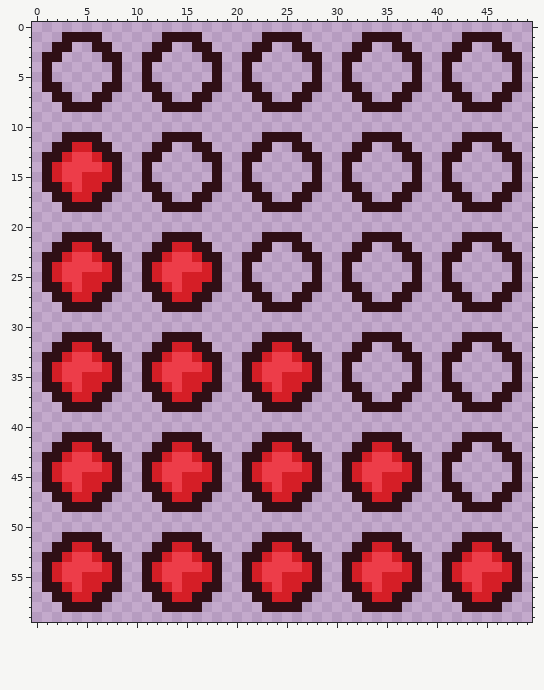
One commit to this pixel-art sprite: ArmoredWarfare/Sprites/GUI/MedicisGUI/MedicHUD.png. Above, as it was before the edit.
The file is 50x60 pixels.
Once edited:
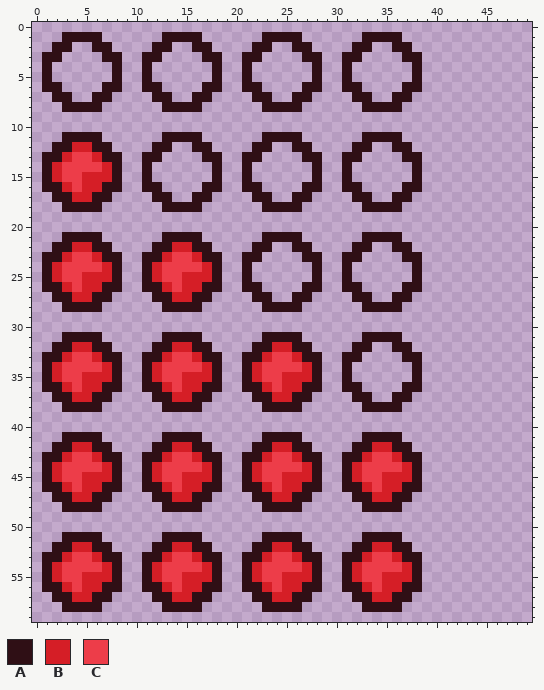
Palette (. is transparent): A #2f0f15  B #d51e26  C #ed3d49
Diff:
{"y":1,"x":43,"old":"AAAA","new":"...."}
{"y":2,"x":42,"old":"AA","new":".."}
{"y":2,"x":46,"old":"AA","new":".."}
{"y":3,"x":41,"old":"AA","new":".."}
{"y":3,"x":47,"old":"AA","new":".."}
{"y":4,"x":41,"old":"A","new":"."}
{"y":4,"x":48,"old":"A","new":"."}
{"y":5,"x":41,"old":"A","new":"."}
{"y":5,"x":48,"old":"A","new":"."}
{"y":6,"x":41,"old":"AA","new":".."}
{"y":6,"x":47,"old":"AA","new":".."}
{"y":7,"x":42,"old":"AA","new":".."}
{"y":7,"x":46,"old":"AA","new":".."}
{"y":8,"x":43,"old":"AAAA","new":"...."}
{"y":11,"x":43,"old":"AAAA","new":"...."}
{"y":12,"x":42,"old":"AA","new":".."}
{"y":12,"x":46,"old":"AA","new":".."}
{"y":13,"x":41,"old":"AA","new":".."}
{"y":13,"x":47,"old":"AA","new":".."}
{"y":14,"x":41,"old":"A","new":"."}
{"y":14,"x":48,"old":"A","new":"."}
{"y":15,"x":41,"old":"A","new":"."}
{"y":15,"x":48,"old":"A","new":"."}
{"y":16,"x":41,"old":"AA","new":".."}
{"y":16,"x":47,"old":"AA","new":".."}
{"y":17,"x":42,"old":"AA","new":".."}
{"y":17,"x":46,"old":"AA","new":".."}
{"y":18,"x":43,"old":"AAAA","new":"...."}
{"y":21,"x":43,"old":"AAAA","new":"...."}
{"y":22,"x":42,"old":"AA","new":".."}
{"y":22,"x":46,"old":"AA","new":".."}
{"y":23,"x":41,"old":"AA","new":".."}
{"y":23,"x":47,"old":"AA","new":".."}
{"y":24,"x":41,"old":"A","new":"."}
{"y":24,"x":48,"old":"A","new":"."}
{"y":25,"x":41,"old":"A","new":"."}
{"y":25,"x":48,"old":"A","new":"."}
{"y":26,"x":41,"old":"AA","new":".."}
{"y":26,"x":47,"old":"AA","new":".."}
{"y":27,"x":42,"old":"AA","new":".."}
{"y":27,"x":46,"old":"AA","new":".."}
{"y":28,"x":43,"old":"AAAA","new":"...."}
{"y":31,"x":43,"old":"AAAA","new":"...."}
{"y":32,"x":42,"old":"AA","new":".."}
{"y":32,"x":46,"old":"AA","new":".."}
{"y":33,"x":41,"old":"AA","new":".."}
{"y":33,"x":47,"old":"AA","new":".."}
{"y":34,"x":41,"old":"A","new":"."}
{"y":34,"x":48,"old":"A","new":"."}
{"y":35,"x":41,"old":"A","new":"."}
{"y":35,"x":48,"old":"A","new":"."}
{"y":36,"x":41,"old":"AA","new":".."}
{"y":36,"x":47,"old":"AA","new":".."}
{"y":37,"x":42,"old":"AA","new":".."}
{"y":37,"x":46,"old":"AA","new":".."}
{"y":38,"x":43,"old":"AAAA","new":"...."}
{"y":41,"x":43,"old":"AAAA","new":"...."}
{"y":42,"x":42,"old":"AA","new":".."}
{"y":42,"x":46,"old":"AA","new":".."}
{"y":43,"x":41,"old":"AA","new":".."}
{"y":43,"x":47,"old":"AA","new":".."}
{"y":44,"x":41,"old":"A","new":"."}
{"y":44,"x":48,"old":"A","new":"."}
{"y":45,"x":41,"old":"A","new":"."}
{"y":45,"x":48,"old":"A","new":"."}
{"y":46,"x":41,"old":"AA","new":".."}
{"y":46,"x":47,"old":"AA","new":".."}
{"y":47,"x":42,"old":"AA","new":".."}
{"y":47,"x":46,"old":"AA","new":".."}
{"y":48,"x":43,"old":"AAAA","new":"...."}
{"y":51,"x":43,"old":"AAAA","new":"...."}
{"y":52,"x":42,"old":"AABBAA","new":"......"}
{"y":53,"x":41,"old":"AABCCBAA","new":"........"}
{"y":54,"x":41,"old":"ABCCCCBA","new":"........"}
{"y":55,"x":41,"old":"ABCCBBBA","new":"........"}
{"y":56,"x":41,"old":"AABCBBAA","new":"........"}
{"y":57,"x":42,"old":"AABBAA","new":"......"}
{"y":58,"x":43,"old":"AAAA","new":"...."}
{"label":"erased","picture_box":[442,32,522,612]}
